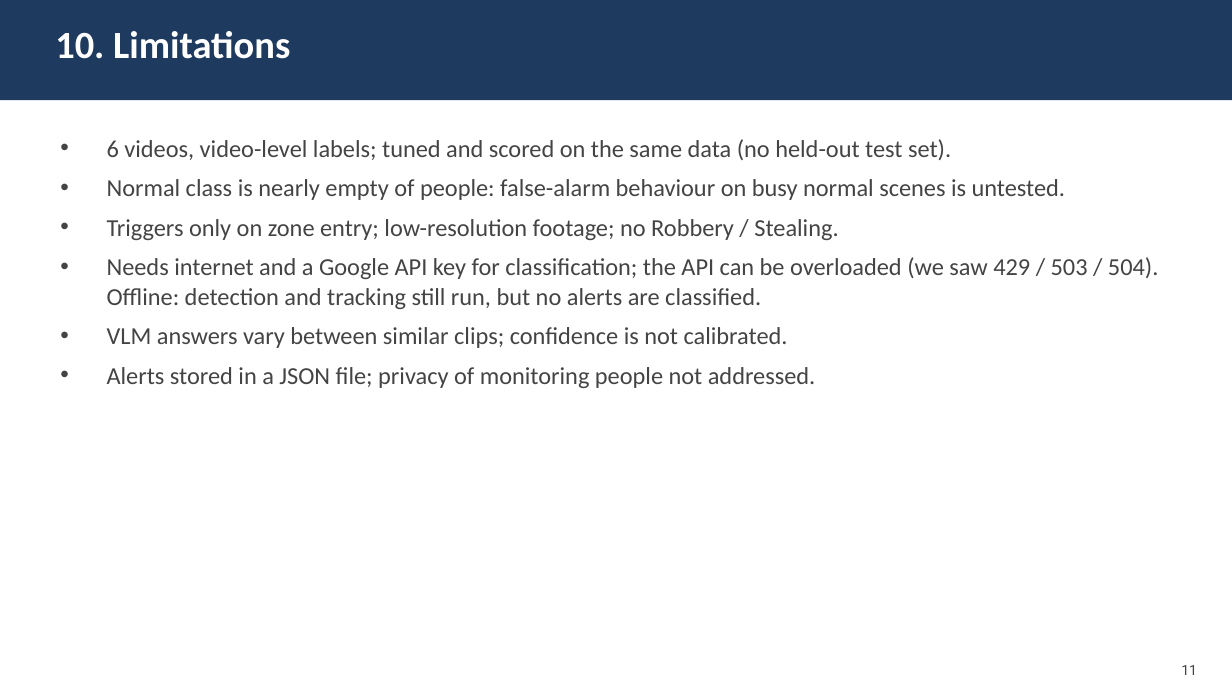
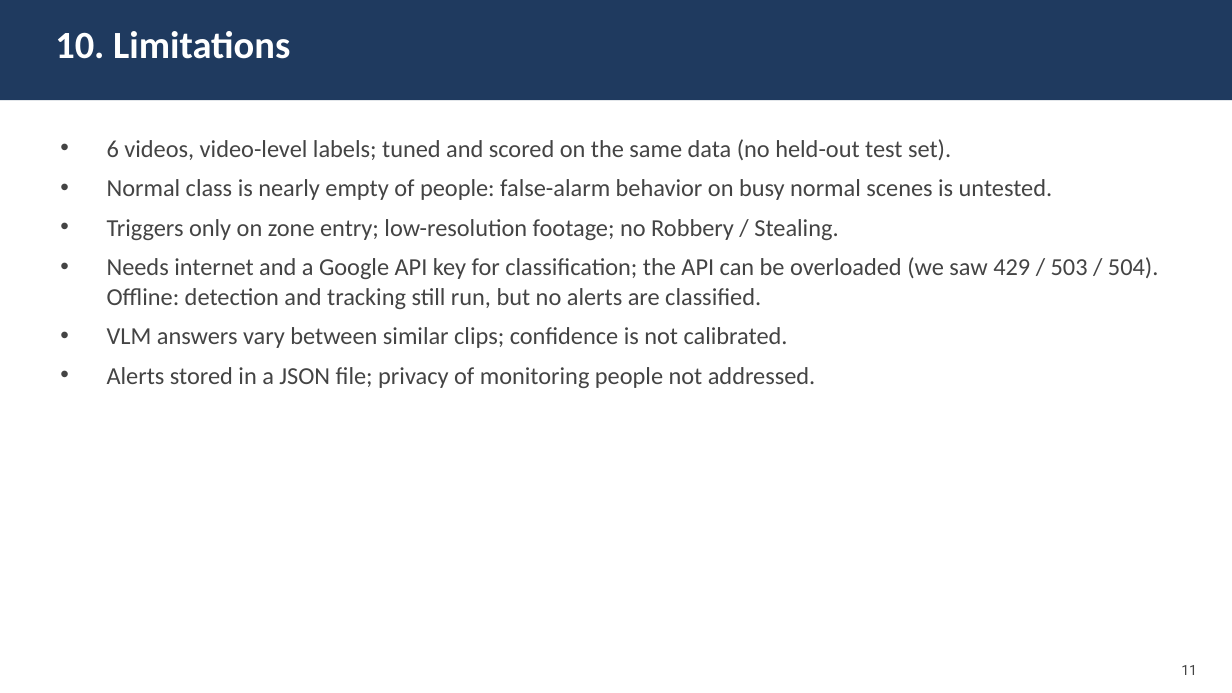
Before and after one commit to Tanya-74/SmartCCTV_Project, a slide deck: slide 11 of report/Final_Presentation.pptx. Drawn at 1232x693 pixels with LibreOffice and Linux fonts; fonts in the diff are those of the drawing. Boxes give left, top, right and bottom in pixels: in the first picture for what was removed or moved away, otherwise in the second. Text is boxed around its words. In the diff, an @@ line names an element or a change of style, - is before the commit and + after.

Commit message:
Unify spelling to American English, enlarge tuning chart, rebuild reports and slides

```diff
--- a/report/Final_Presentation.pptx
+++ b/report/Final_Presentation.pptx
@@ text at (107, 179, 1052, 200): text changed @@
-• Normal class is nearly empty of people: false-alarm behaviour on busy normal scenes is untested.
+• Normal class is nearly empty of people: false-alarm behavior on busy normal scenes is untested.
```
Also in this commit, not shown: 2 other slides changed, 10 other files.
